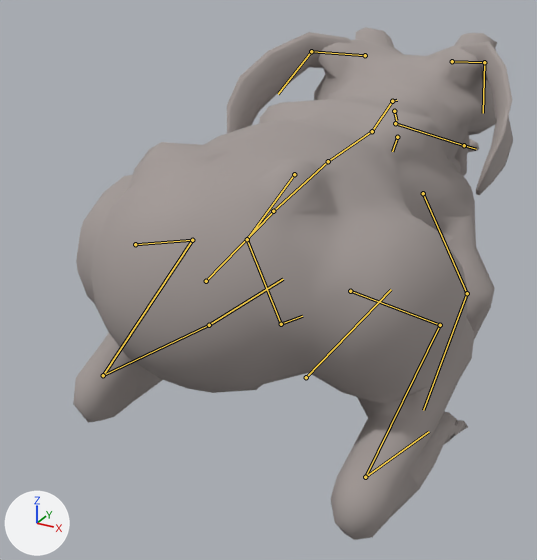
One commit to the glTF model content/art/models/ribbit.lod1.glb: the scene before it, then after it.
The view is the same before and after, from a camera (50 mm lens) standing at (0.55, -1.125, 0.701) and looking at (-0.163, 0.171, 0.053). The axes (+X, +Y, +Z) are drawn at lower left. The lights are the same throughout. The older version comes first. Both versions are drawn at frame 19 of the action 'creep'; the numbers are the values there. The bones that change, and the others that lie on the model, are drawn over the model as lines.

Objects in the first picture: 'body', 'ears', 'head', 'jaw', 'paws'.
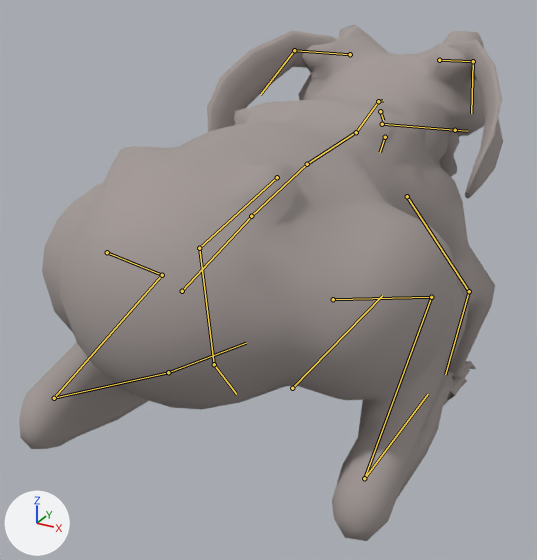
Where the change shows, as pixel boxes [x1, y1, x2, y2] in the pictures (537 x 560 px):
```json
{"object": "body", "change": "posed", "before": [73, 27, 497, 540], "after": [19, 25, 495, 541], "on screen": "12% wider"}
{"object": "ears", "change": "posed", "before": [227, 32, 513, 195], "after": [207, 30, 503, 198]}
{"object": "jaw", "change": "posed", "before": [455, 133, 470, 176], "after": [439, 131, 460, 177]}
{"object": "paws", "change": "posed", "before": [454, 420, 468, 436], "after": [449, 361, 476, 399], "on screen": "mostly hidden before"}
{"object": "head", "change": "posed", "before": [468, 49, 496, 152], "on screen": "not visible afterwards"}
{"bone": "root", "before": "(306, 377) to (391, 289)", "after": "(292, 388) to (382, 295)"}
{"bone": "pelvis", "before": "(206, 281) to (273, 212)", "after": "(182, 291) to (251, 217)"}
{"bone": "chest", "before": "(328, 161) to (371, 131)", "after": "(307, 164) to (355, 132)"}
{"bone": "head", "before": "(392, 101) to (397, 100)", "after": "(378, 101) to (383, 100)"}
{"bone": "jaw", "before": "(394, 111) to (396, 120)", "after": "(380, 111) to (383, 120)"}
{"bone": "throat", "before": "(397, 137) to (392, 151)", "after": "(385, 137) to (380, 152)"}
{"bone": "upperarm_l", "before": "(294, 174) to (247, 239)", "after": "(277, 177) to (199, 248)"}
{"bone": "lowerarm_l", "before": "(247, 239) to (281, 324)", "after": "(199, 248) to (214, 364)"}
{"bone": "upperarm_r", "before": "(423, 193) to (467, 293)", "after": "(407, 196) to (469, 291)"}
{"bone": "lowerarm_r", "before": "(467, 293) to (423, 410)", "after": "(469, 291) to (445, 374)"}
{"bone": "thigh_l", "before": "(135, 244) to (192, 240)", "after": "(107, 252) to (162, 275)"}
{"bone": "thigh_r", "before": "(350, 291) to (440, 325)", "after": "(333, 299) to (431, 297)"}
```

The change, as JSON lines over the scene's bpy script:
```json
{"block": "bone_root", "where": "bone_root = bpy.data.objects['SK_Ribbit'].pose.bones['root']"}
{"op": "set", "path": "bone_root.location", "old": "(0.0, 0.03, -0.07)", "new": "(0.0, -0.03, -0.062)"}
{"block": "bone_pelvis", "where": "bone_pelvis = bpy.data.objects['SK_Ribbit'].pose.bones['pelvis']  # child of 'root'"}
{"op": "set", "path": "bone_pelvis.rotation_quaternion", "old": "(0.999, -0.035, 0.0, 0.0)", "new": "(0.999, -0.035, 0.004, 0.017)", "note": "degrees (-4, 0, 0) -> degrees (-4, 1, 2)"}
{"block": "bone_chest", "where": "bone_chest = bpy.data.objects['SK_Ribbit'].pose.bones['chest']  # child of 'spine_01'"}
{"op": "set", "path": "bone_chest.rotation_quaternion", "old": "(0.998, -0.07, 0.0, 0.0)", "new": "(0.997, -0.07, -0.008, -0.025)", "note": "degrees (-8, 0, 0) -> degrees (-8, -1, -3)"}
{"block": "bone_head", "where": "bone_head = bpy.data.objects['SK_Ribbit'].pose.bones['head']  # child of 'neck'"}
{"op": "set", "path": "bone_head.rotation_quaternion", "old": "(1.0, 0.017, 0.0, 0.0)", "new": "(1.0, 0.017, 0.003, 0.017)", "note": "degrees (2, 0, 0) -> degrees (2, 0, 2)"}
{"block": "bone_jaw", "where": "bone_jaw = bpy.data.objects['SK_Ribbit'].pose.bones['jaw']  # child of 'head'"}
{"op": "set", "path": "bone_jaw.rotation_quaternion", "old": "(0.956, -0.292, 0.0, 0.0)", "new": "(0.966, -0.259, 0.0, 0.0)", "note": "degrees (-34, 0, 0) -> degrees (-30, 0, 0)"}
{"block": "bone_throat", "where": "bone_throat = bpy.data.objects['SK_Ribbit'].pose.bones['throat']  # child of 'jaw'"}
{"op": "set", "path": "bone_throat.scale", "old": "(1.35, 1.2, 1.5)", "new": "(1.2, 1.2, 1.3)"}
{"block": "bone_upperarm_l", "where": "bone_upperarm_l = bpy.data.objects['SK_Ribbit'].pose.bones['upperarm_l']  # child of 'chest'"}
{"op": "set", "path": "bone_upperarm_l.rotation_quaternion", "old": "(0.998, 0.049, -0.04, -0.025)", "new": "(0.957, -0.208, 0.172, 0.109)", "note": "degrees (6, -4, -3) -> degrees (-23, 22, 8)"}
{"block": "bone_lowerarm_l", "where": "bone_lowerarm_l = bpy.data.objects['SK_Ribbit'].pose.bones['lowerarm_l']  # child of 'upperarm_l'"}
{"op": "set", "path": "bone_lowerarm_l.rotation_quaternion", "old": "(0.999, 0.035, 0.007, 0.004)", "new": "(0.985, 0.168, 0.034, 0.022)", "note": "degrees (4, 1, 1) -> degrees (20, 3, 3)"}
{"block": "bone_upperarm_r", "where": "bone_upperarm_r = bpy.data.objects['SK_Ribbit'].pose.bones['upperarm_r']  # child of 'chest'"}
{"op": "set", "path": "bone_upperarm_r.rotation_quaternion", "old": "(0.957, -0.208, -0.172, -0.108)", "new": "(0.998, 0.049, 0.041, 0.026)", "note": "degrees (-23, -22, -8) -> degrees (6, 4, 3)"}
{"block": "bone_lowerarm_r", "where": "bone_lowerarm_r = bpy.data.objects['SK_Ribbit'].pose.bones['lowerarm_r']  # child of 'upperarm_r'"}
{"op": "set", "path": "bone_lowerarm_r.rotation_quaternion", "old": "(0.985, 0.168, -0.034, -0.022)", "new": "(0.999, 0.041, -0.008, -0.005)", "note": "degrees (19, -3, -3) -> degrees (5, -1, -1)"}
{"block": "bone_thigh_l", "where": "bone_thigh_l = bpy.data.objects['SK_Ribbit'].pose.bones['thigh_l']  # child of 'pelvis'"}
{"op": "set", "path": "bone_thigh_l.rotation_quaternion", "old": "(0.999, 0.05, -0.013, -0.002)", "new": "(0.999, -0.05, 0.013, 0.002)", "note": "degrees (6, -1, 0) -> degrees (-6, 1, 0)"}
{"block": "bone_thigh_r", "where": "bone_thigh_r = bpy.data.objects['SK_Ribbit'].pose.bones['thigh_r']  # child of 'pelvis'"}
{"op": "set", "path": "bone_thigh_r.rotation_quaternion", "old": "(0.999, -0.05, -0.013, -0.002)", "new": "(0.999, 0.05, 0.013, 0.002)", "note": "degrees (-6, -1, 0) -> degrees (6, 1, 0)"}
```
